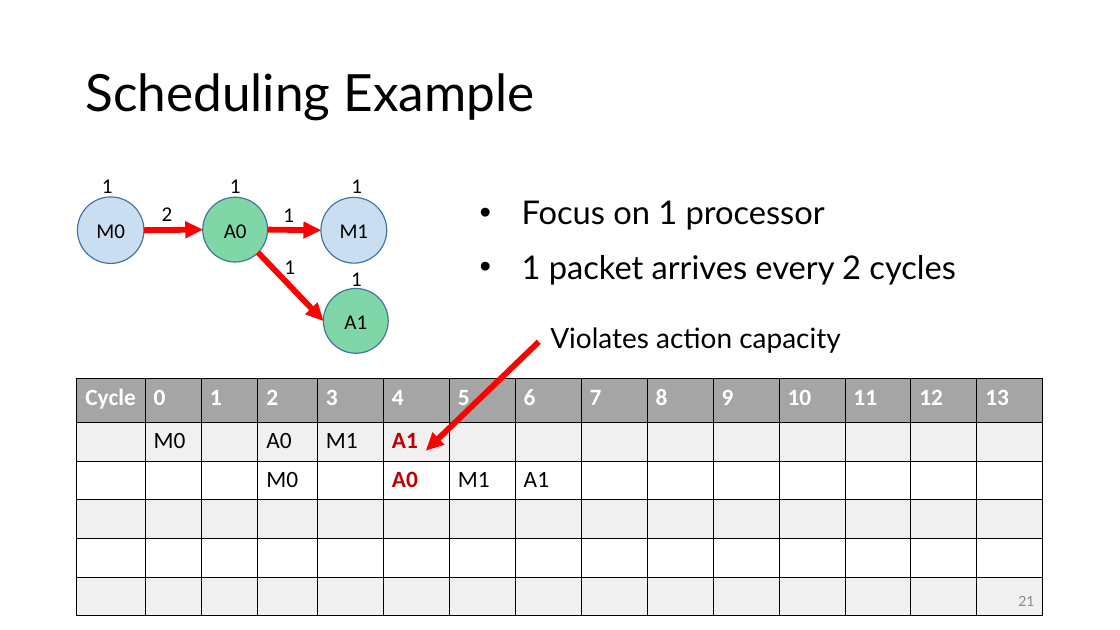
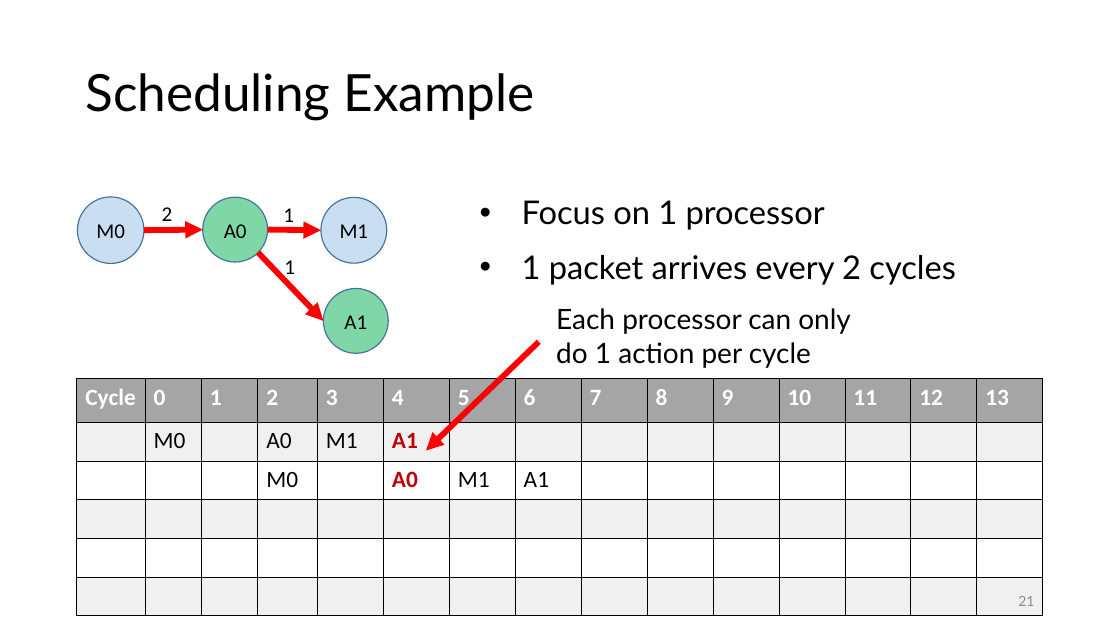
Before and after one commit to anirudhSK/drmt_talk, a slide deck: slide 21 of drmt_sigcomm.pptx. Drawn at 1120x630 pixels with LibreOffice and Linux fonts; fonts in the diff are those of the drawing. Boxes give left, top, right and bottom in pixels: in the first picture for what was removed or moved away, otherwise in the second. Text is boxed around its words. In the diff, an @@ line names an element or a change of style, - is before the commit and + after.

```diff
--- a/drmt_sigcomm.pptx
+++ b/drmt_sigcomm.pptx
@@ group removed at <box>102,179,362,292</box>: 4 texts @@
-1
-1
-1
-1
@@ text removed at <box>550,327,840,353</box> @@
-Violates action capacity
@@ text added at <box>556,308,851,368</box>, 24 pt, text #000000 @@
+Each processor can only do 1 action per cycle
```
Also in this commit, not shown: 7 other slides changed, 1 slide added.
